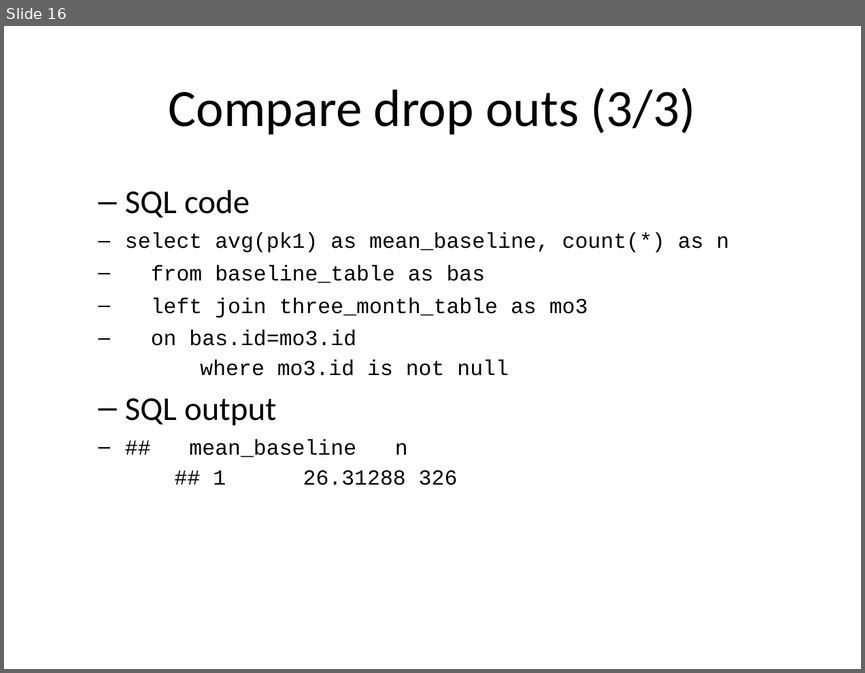
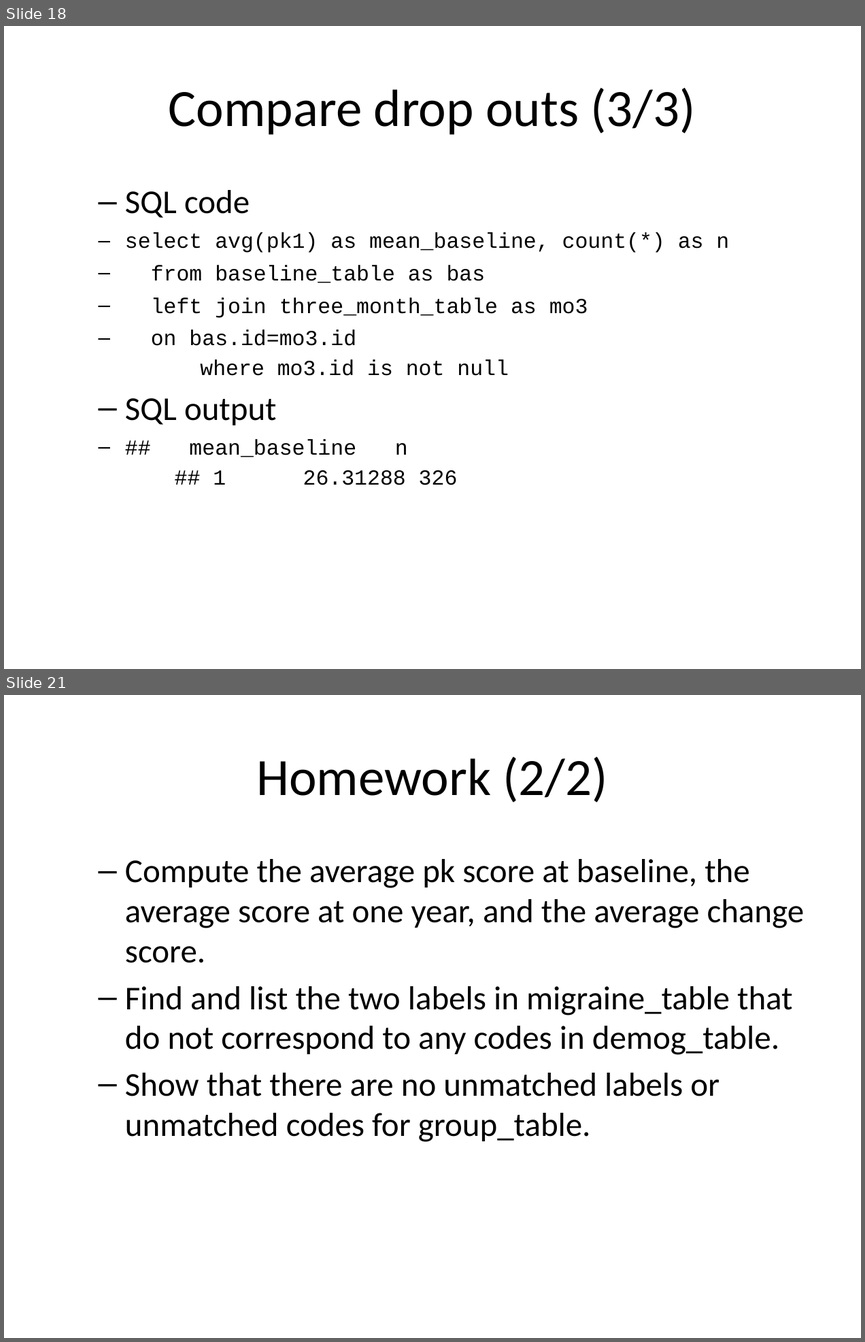
Before and after one commit to pmean/introduction-to-sql, a slide deck: src/counting-mismatches.pptx. Shown one above the other, each under a label of ours: slide 16 before the commit, slides 18 and 21 after it; the slides between them are not shown. The pictures are 865x673 and 865x1342 pixels, drawn with LibreOffice and Linux fonts; fonts in the diff are those of the drawing. Boxes give left, top, right and bottom in pixels: in the first picture for what was removed or moved away, otherwise in the second. Text is boxed around its words. In the diff, an @@ line names an element or a change of style, - is before the commit and + after.

Commit message:
Added unmatched label example to counting-mismatches.Rmd

```diff
--- a/src/counting-mismatches.pptx
+++ b/src/counting-mismatches.pptx
@@ slide 21 added at [4, 695, 861, 1338], background #FFFFFF @@
@@ title added at [256, 757, 607, 802], 44 pt, text #000000 @@
+Homework (2/2)
@@ text added at [125, 859, 804, 1142], 28 pt, text #000000 @@
+  – Compute the average pk score at baseline, the average score at one year, and the average change score.
+  – Find and list the two labels in migraine_table that do not correspond to any codes in demog_table.
+  – Show that there are no unmatched labels or unmatched codes for group_table.
@@ what was slide 16 is now slide 18 @@
```
Also in this commit, not shown: 1 slide changed, 3 other slides added, 1 slide removed, 1 other file.
